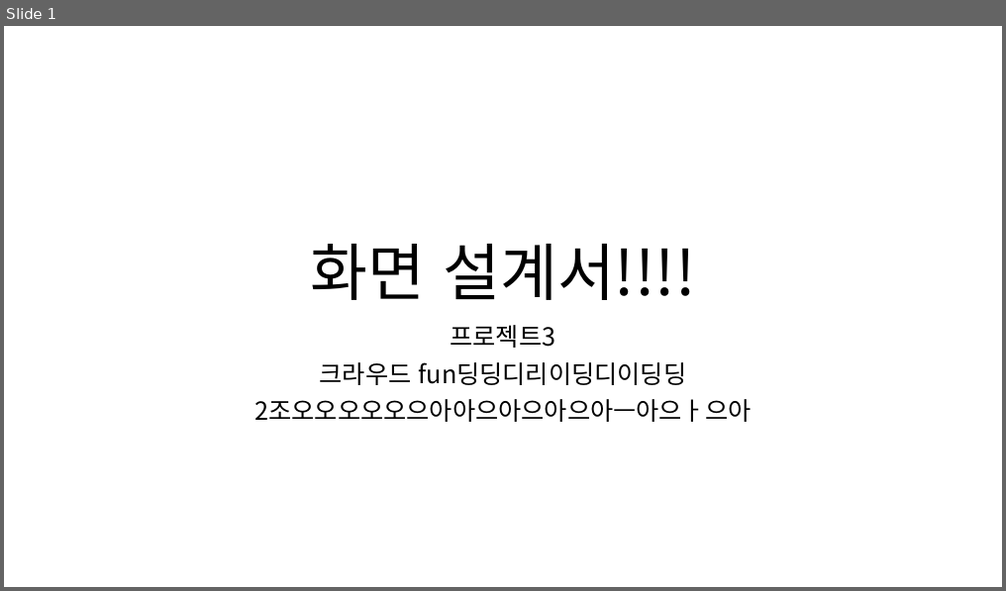
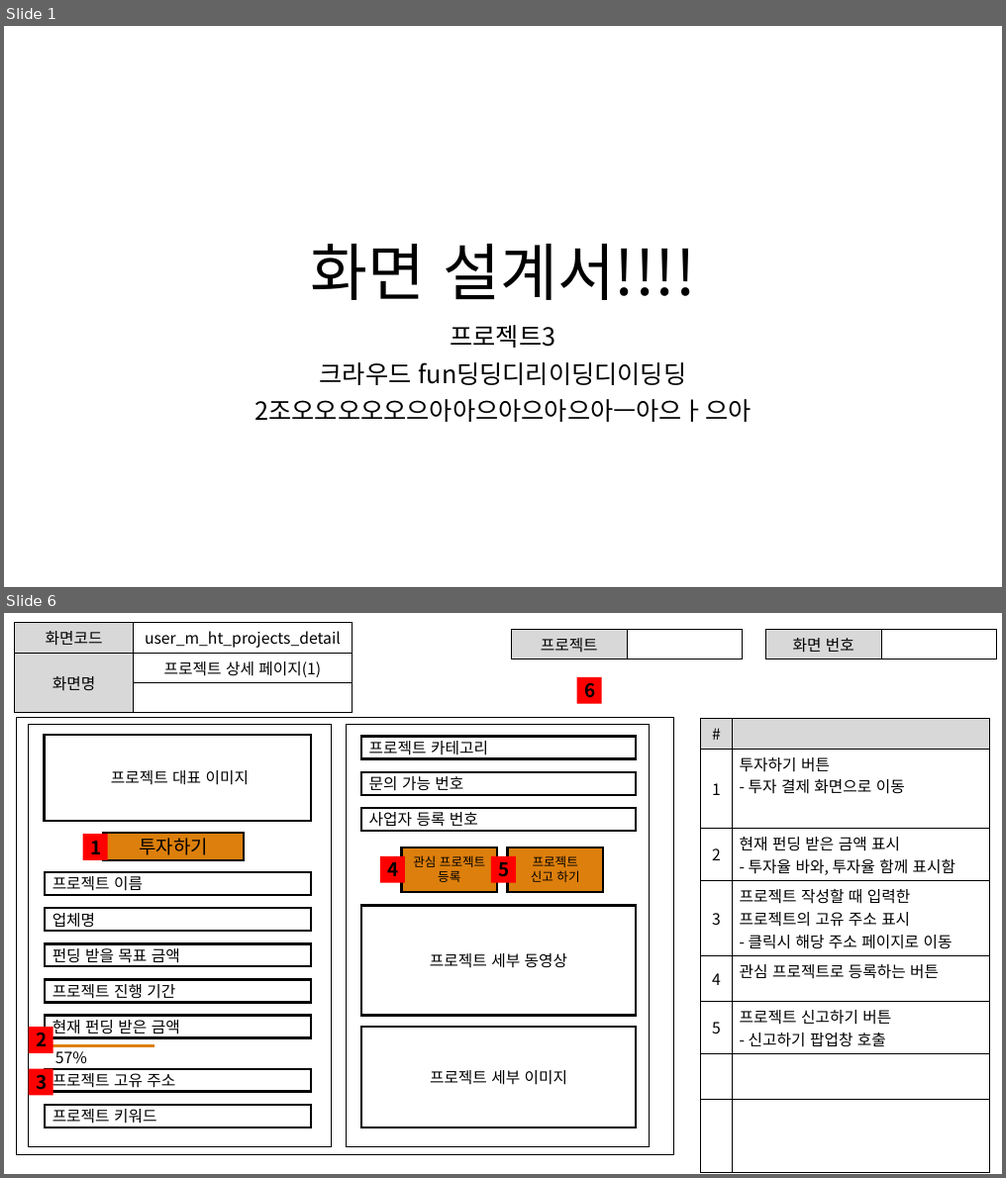
Before and after one commit to ezenteam2/EzenCrowdFunding, a slide deck: project03 화면설계서/0221 발표용 project03 - 화면 설계서 - 현태.pptx. Shown one above the other, each under a label of ours: slide 1 before the commit, slides 1 and 6 after it; the slides between them are not shown. The pictures are 1006x591 and 1006x1178 pixels, drawn with LibreOffice and Linux fonts; fonts in the diff are those of the drawing. Boxes give left, top, right and bottom in pixels: in the first picture for what was removed or moved away, otherwise in the second. Text is boxed around its words. In the diff, an @@ line names an element or a change of style, - is before the commit and + after.

```diff
--- a/project03 화면설계서/0221 발표용 project03 - 화면 설계서 - 현태.pptx
+++ b/project03 화면설계서/0221 발표용 project03 - 화면 설계서 - 현태.pptx
@@ slide 6 added at (4, 613, 1002, 1174), background #FFFFFF @@
@@ table added at (15, 623, 352, 701), 3 rows, 2 columns @@
+화면코드 | user_m_ht_projects_detail
+화면명 | 프로젝트 상세 페이지(1)
+ | 
@@ table added at (512, 630, 743, 656), 1 rows, 2 columns @@
+프로젝트 | 
@@ table added at (766, 630, 997, 657), 1 rows, 2 columns @@
+화면 번호 | 
@@ rectangle added at (576, 677, 601, 703), fill #FF0000, 18 pt, text #000000, bold @@
+6
@@ rectangle added at (16, 717, 673, 1155), outline #000000 1 pt @@
@@ rectangle added at (29, 725, 332, 1148), outline #000000 1 pt @@
@@ rectangle added at (346, 725, 648, 1148), outline #000000 1 pt @@
@@ table added at (701, 719, 990, 1154), 8 rows, 2 columns @@
+# | 
+1 | 투자하기 버튼 / - 투자 결제 화면으로 이동
+2 | 현재 펀딩 받은 금액 표시 / - 투자율 바와, 투자율 함께 표시함
+3 | 프로젝트 작성할 때 입력한 프로젝트의 고유 주소 표시 / - 클릭시 해당 주소 페이지로 이동
+4 | 관심 프로젝트로 등록하는 버튼
+5 | 프로젝트 신고하기 버튼 / - 신고하기 팝업창 호출
+ | 
+ | 
@@ rectangle added at (44, 735, 311, 822), outline #000000 2.25 pt, 15 pt, text #000000 @@
+프로젝트 대표 이미지
@@ rectangle added at (361, 737, 636, 759), outline #000000 2.25 pt, 15 pt, text #000000 @@
+프로젝트 카테고리
@@ rectangle added at (361, 772, 636, 795), outline #000000 2.25 pt, 15 pt, text #000000 @@
+문의 가능 번호
@@ rectangle added at (361, 808, 636, 830), outline #000000 2.25 pt, 15 pt, text #000000 @@
+사업자 등록 번호
@@ rectangle added at (82, 834, 107, 861), fill #FF0000, 18 pt, text #000000, bold @@
+1
@@ rectangle added at (103, 833, 244, 861), fill #DC7F0D, outline #000000 2.25 pt, 18 pt, text #000000 @@
+투자하기
@@ rectangle added at (402, 848, 497, 891), fill #DC7F0D, outline #000000 2.25 pt, 12 pt, text #000000 @@
+관심 프로젝트
+등록
@@ rectangle added at (508, 848, 603, 891), fill #DC7F0D, outline #000000 2.25 pt, 12 pt, text #000000 @@
+프로젝트
+신고 하기
@@ rectangle added at (46, 872, 312, 895), outline #000000 2.25 pt, 15 pt, text #000000 @@
+프로젝트 이름
@@ rectangle added at (380, 857, 405, 882), fill #FF0000, 18 pt, text #000000, bold @@
+4
@@ rectangle added at (491, 857, 516, 882), fill #FF0000, 18 pt, text #000000, bold @@
+5
@@ rectangle added at (46, 908, 312, 931), outline #000000 2.25 pt, 15 pt, text #000000 @@
+업체명
@@ rectangle added at (361, 906, 636, 1016), outline #000000 2.25 pt, 15 pt, text #000000 @@
+프로젝트 세부 동영상
@@ rectangle added at (46, 944, 312, 966), outline #000000 2.25 pt, 15 pt, text #000000 @@
+펀딩 받을 목표 금액
@@ rectangle added at (46, 980, 312, 1002), outline #000000 2.25 pt, 15 pt, text #000000 @@
+프로젝트 진행 기간
@@ rectangle added at (29, 1027, 54, 1054), fill #FF0000, 18 pt, text #000000, bold @@
+2
@@ rectangle added at (46, 1016, 312, 1039), outline #000000 2.25 pt, 15 pt, text #000000 @@
+현재 펀딩 받은 금액
@@ rectangle added at (361, 1027, 636, 1128), outline #000000 2.25 pt, 15 pt, text #000000 @@
+프로젝트 세부 이미지
@@ line added from (46, 1047) to (154, 1047), #DC7F0D 2.25 pt @@
@@ rectangle added at (48, 1051, 95, 1065), fill #FFFFFF, 15 pt, text #000000 @@
+57%
@@ rectangle added at (29, 1069, 54, 1095), fill #FF0000, 18 pt, text #000000, bold @@
+3
@@ rectangle added at (46, 1069, 312, 1091), outline #000000 2.25 pt, 15 pt, text #000000 @@
+프로젝트 고유 주소
@@ rectangle added at (46, 1105, 312, 1128), outline #000000 2.25 pt, 15 pt, text #000000 @@
+프로젝트 키워드
```
Also in this commit, not shown: 6 other slides added, 1 other file.
